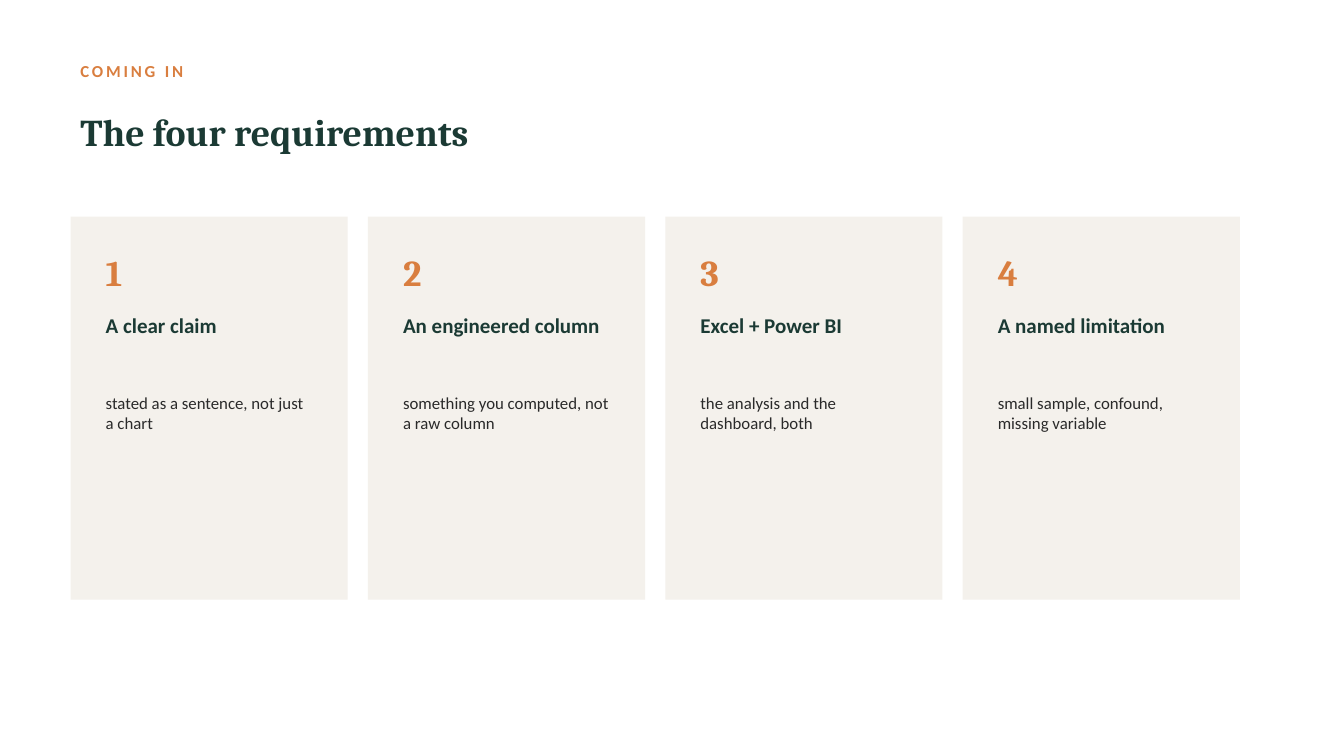
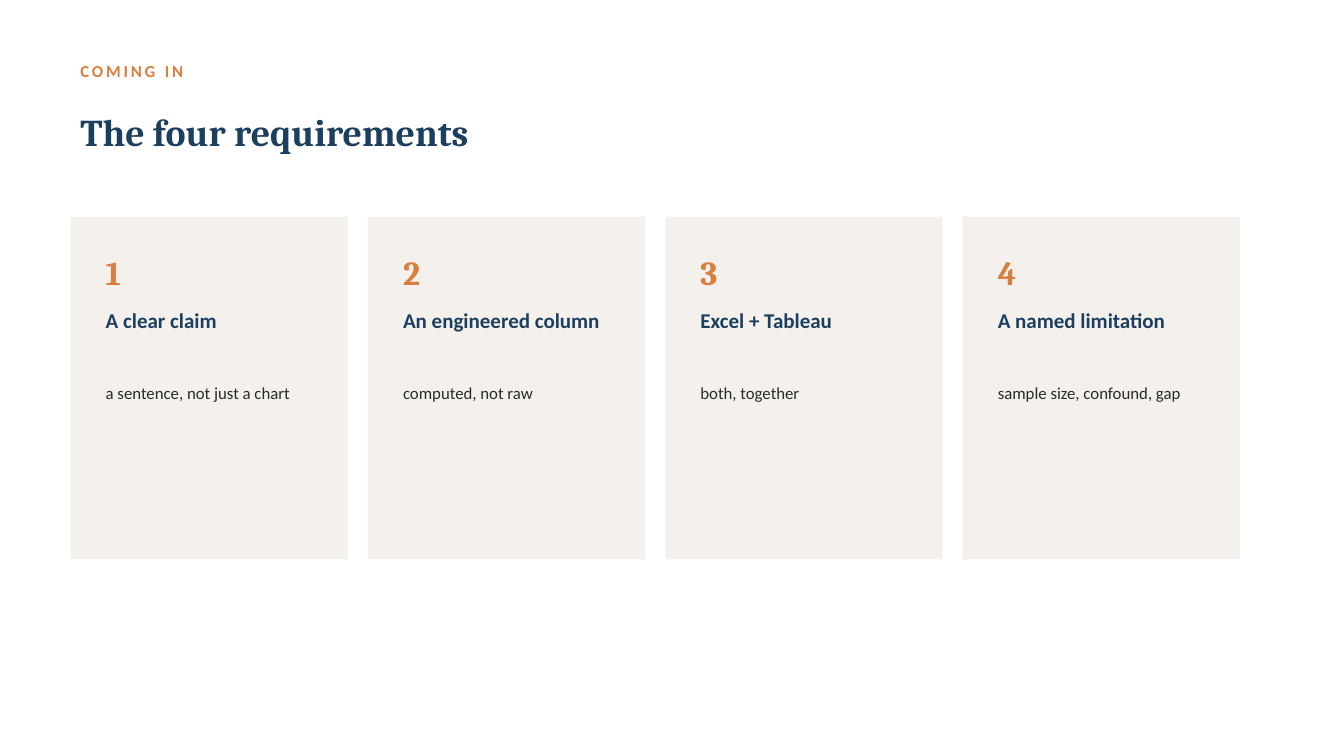
Before and after one commit to Zahi-Rahman/DSDG-Data-Analytics-Branch, a slide deck: slide 2 of week-04-mini-project-review/slides/week-04-slides.pptx (slide 3 before the commit). Drawn at 1344x756 pixels with LibreOffice and Linux fonts; fonts in the diff are those of the drawing. Boxes give left, top, right and bottom in pixels: in the first picture for what was removed or moved away, otherwise in the second. Text is boxed around its words. In the diff, an @@ line names an element or a change of style, - is before the commit and + after.

Commit message:
Week 4: update to Tableau, rewrite in plainer voice, recolor slides

```diff
--- a/week-04-mini-project-review/slides/week-04-slides.pptx
+++ b/week-04-mini-project-review/slides/week-04-slides.pptx
@@ rectangle: place and size @@
-rectangle at [71, 217, 348, 600]
+rectangle at [71, 217, 348, 560]
@@ rectangle: place and size @@
-rectangle at [368, 217, 645, 600]
+rectangle at [368, 217, 645, 560]
@@ rectangle: place and size @@
-rectangle at [665, 217, 943, 600]
+rectangle at [665, 217, 943, 560]
@@ rectangle: place and size @@
-rectangle at [963, 217, 1240, 600]
+rectangle at [963, 217, 1240, 560]
@@ size 26 to 24 pt in 3 elements at [403, 262, 420, 285], [700, 262, 717, 286], [998, 262, 1017, 285] @@
@@ text at [700, 313, 832, 328]: text changed; text colour #1B3A34 to #1C3F60 @@
-Excel + Power BI
+Excel + Tableau
@@ text colour #1B3A34 to #1C3F60 in 4 elements at [80, 119, 468, 154], [106, 313, 216, 328], [403, 313, 600, 332], [998, 313, 1165, 328] @@
@@ text at [106, 387, 289, 402]: text changed @@
-stated as a sentence, not just a chart
+a sentence, not just a chart
@@ text at [403, 387, 532, 402]: text changed @@
-something you computed, not a raw column
+computed, not raw
@@ text at [700, 387, 799, 402]: text changed @@
-the analysis and the dashboard, both
+both, together
@@ text at [998, 387, 1180, 402]: text changed @@
-small sample, confound, missing variable
+sample size, confound, gap
```
Also in this commit, not shown: 4 other slides changed, 1 slide added, 2 slides removed, 4 other files.
